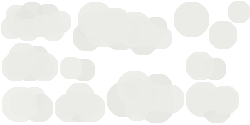
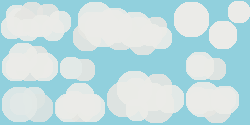
Comparing the layer stacks of the two 250 × 125 images. Changes:
showed "Layer 1" over [0, 0, 250, 125]
